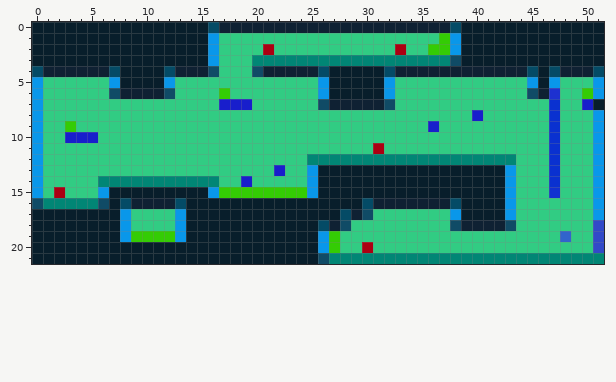
A pixel-art sprite gets an edit: src/main/resources/images/levels/level1_layer1.png. Above is the file before it was changed.
The file is 52x22 pixels. Colours within 5 levels of each other are drawn and written as one.
Now the later version:
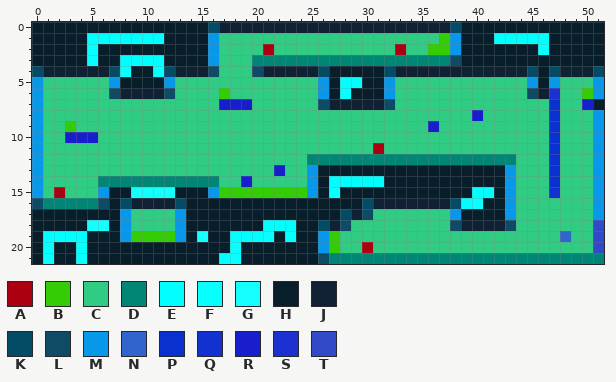
Palette (. is transparent): A #ab0012  B #34cc04  C #31cc83  D #018675  E #01ffff  F #07ffff  G #15ffff  H #081e2b  J #0f2133  K #044b66  L #104b66  M #0997ea  N #3164cc  P #0a31d0  Q #1131d0  R #181ecc  S #1d31d0  T #3249c8
From old to new:
y 1: x 5..11 HHHHHHH -> EEEEEEE; x 42..46 HHHHH -> EEEEE
y 2: x 5 H -> F; x 46 H -> F
y 3: x 5 H -> F; x 8..11 HHHH -> EEEE
y 4: x 8 H -> F; x 11 H -> F
y 5: x 28..29 HH -> EE
y 6: x 28 H -> F
y 14: x 27..31 HHHHH -> EEEEE
y 15: x 9..12 HHHH -> GGGG; x 27 H -> F; x 40..41 HH -> EE
y 16: x 39..40 HH -> EF
y 18: x 5..6 HH -> GG; x 21..23 HHH -> EEE
y 19: x 1..4 HHHH -> EEEE; x 15 H -> G; x 18..21 HHHH -> EEEF; x 23 H -> F
y 20: x 1 H -> F; x 4 H -> F; x 18 H -> F
y 21: x 1 H -> F; x 4 H -> F; x 17..18 HH -> EF
